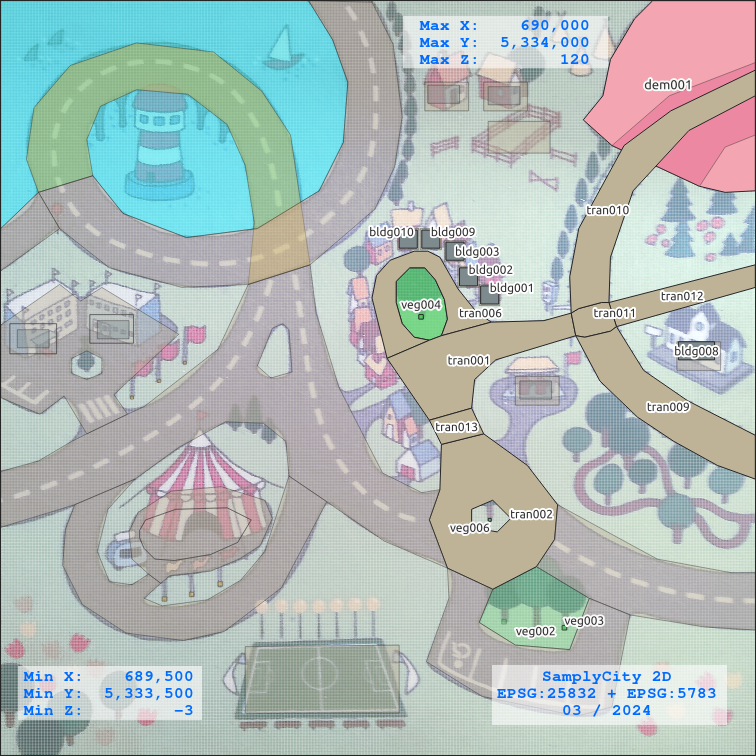
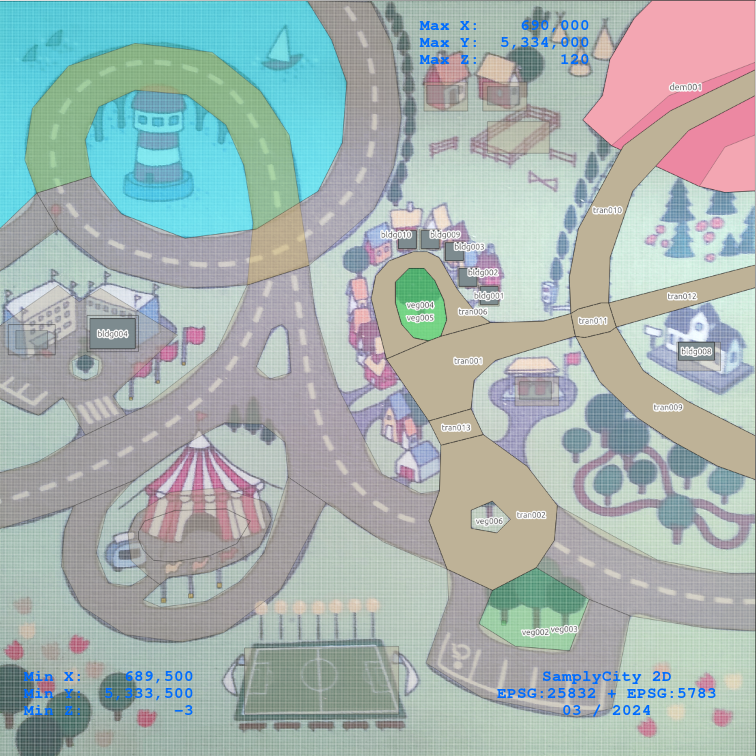
Layer changes from the first 756x756 image to the second:
added layer "sshot-2024-09" above "Layer" over [0, 0, 756, 756]
hid "Screenshot from 2024-04-03 16-55-24.png" over [0, 0, 756, 756]
